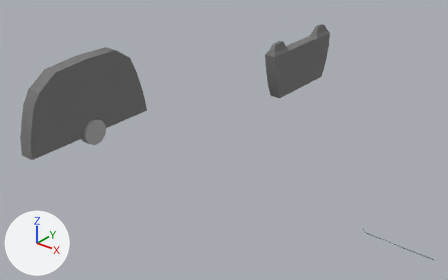
The FBX model Assets/Models/porte_horizontale_haut.FBX: old version first, new version second.
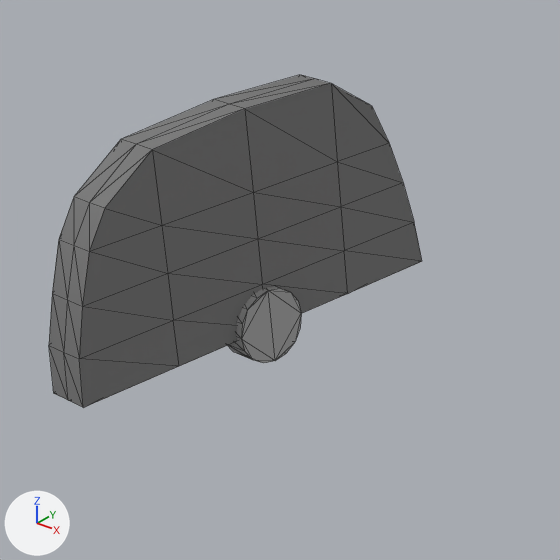
The first picture shows the older version from a 50 mm lens placed at (107.1, -23.3, 22.4), pointed at (82.5, 7.4, 3.3). The close-ups show both versions on the part from 1% to 43% of the width and 8% to 76% of the height of that picture; other places that the commit changed are outside them. Lighting does not change. The marker at lower left points along +X, +Y and +Z. The close-ups show mesh edges as thin lines. Where no turn or scale is listed for an object, it has been applied to the vertices.
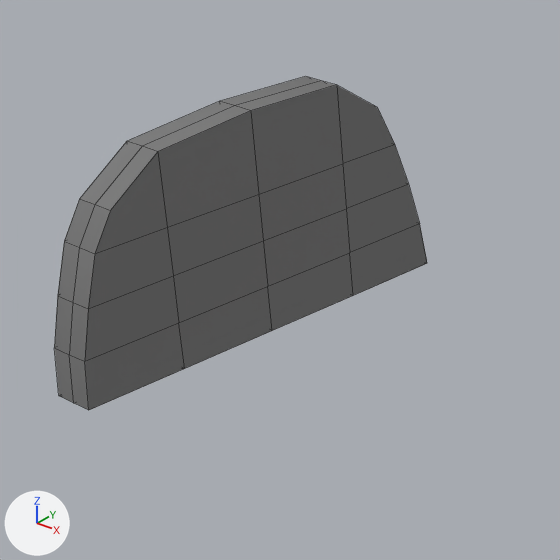
Where the change shows, as pixel boxes [x1, y1, x2, y2] in the close-ups (560 x 560 px):
'Box008', reshaped, moved
    before: [49, 75, 422, 408]
    after: [54, 76, 427, 410]
part 1 of me_mesh_001, rebuilt
    before: [49, 75, 422, 408]
    after: [54, 76, 427, 410]
part 2 of me_mesh_001, deleted
    before: [228, 286, 301, 363]

What changed in the scene script:
```text
Change me_mesh_001:
    used by ob_box008; location = (76.99, 0.22, 7.17); scale = (-0.0254, -0.0254, -0.0254)
    remove me_mesh_001.from_pydata(...)  # 122 vertices, 236 faces; spans x -24.0..24.0, y -191.0..191.0, z -115.0..115.0
    add me_mesh_001.from_pydata(...)  # 90 vertices, 88 faces; spans x -20.0..20.0, y -191.0..191.0, z -31.0..170.0
    me_mesh_001 part 1: the loose piece of 90 vertices spanning x -16.0..24.0, y -191.0..191.0, z -115.0..86.0 is rebuilt with 90 vertices and now spans x -20.0..20.0, y -191.0..191.0, z -31.0..170.0
    me_mesh_001 part 2: the loose piece of 32 vertices spanning x -24.0..2.0, y -34.0..34.0, z 47.0..115.0 is deleted
    remove me_mesh_001.materials.append(mat_02___default)  # grey #aaaaaa
Change ob_box008:
    ob_box008.location: (76.99, 0.22, 7.17) -> (77.08, 0.22, 9.3)
```
